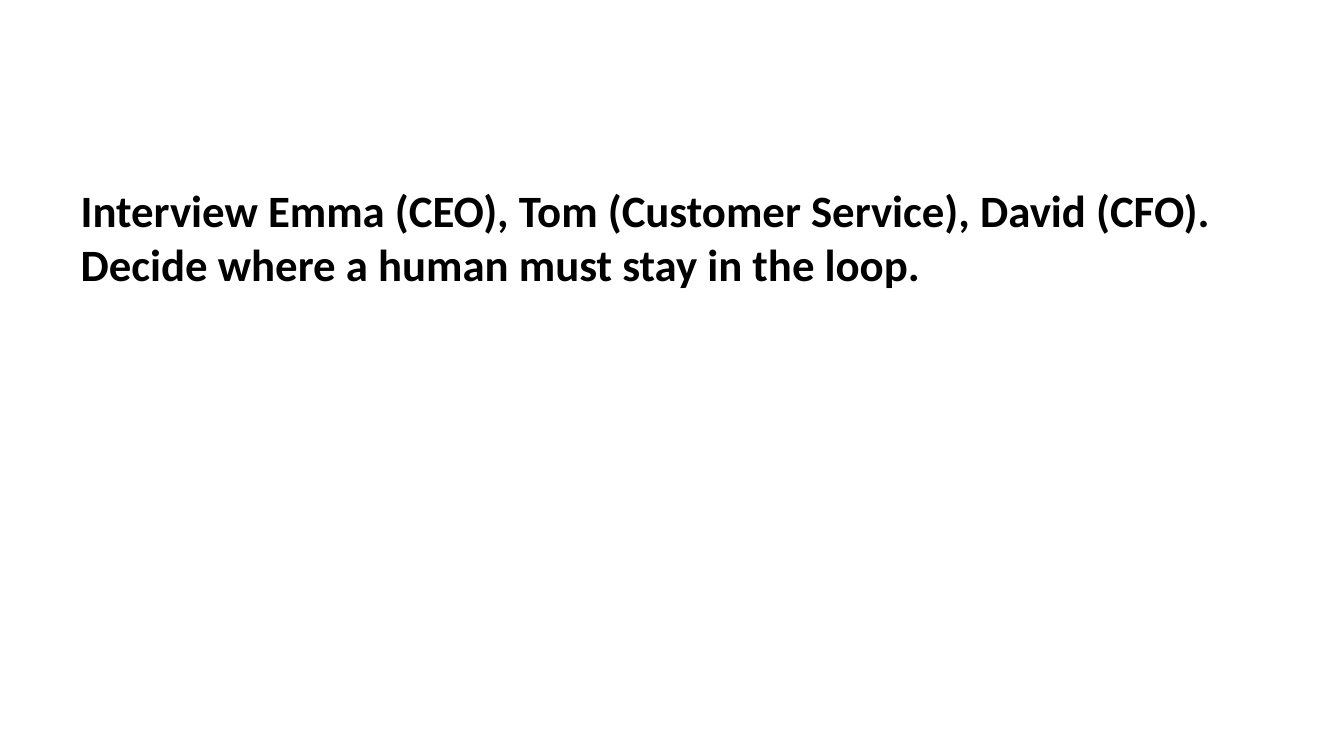
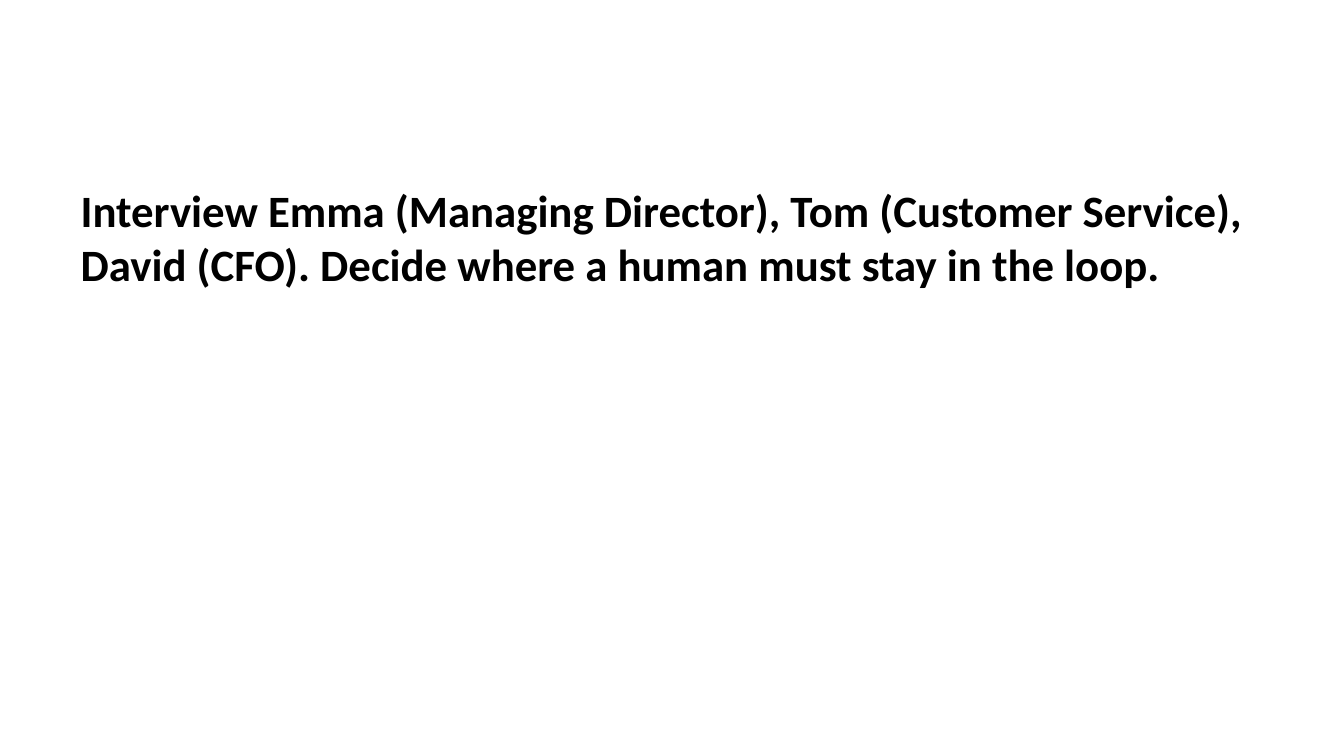
Before and after one commit to michael-borck/ai-in-delivery, a slide deck: slide 21 of content/slide-deck.pptx. Drawn at 1344x756 pixels with LibreOffice and Linux fonts; fonts in the diff are those of the drawing. Boxes give left, top, right and bottom in pixels: in the first picture for what was removed or moved away, otherwise in the second. Text is boxed around its words. In the diff, an @@ line names an element or a change of style, - is before the commit and + after.

```diff
--- a/content/slide-deck.pptx
+++ b/content/slide-deck.pptx
@@ text at (x1=81, y1=194, x2=1242, y2=288): text changed @@
-Interview Emma (CEO), Tom (Customer Service), David (CFO). Decide where a human must stay in the loop.
+Interview Emma (Managing Director), Tom (Customer Service), David (CFO). Decide where a human must stay in the loop.
```
Also in this commit, not shown: 14 other files.
